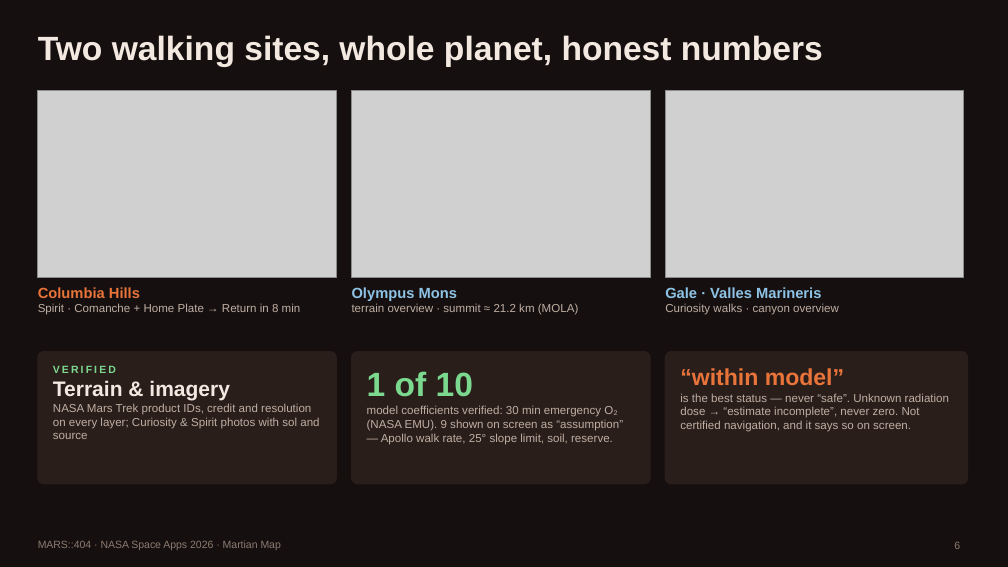
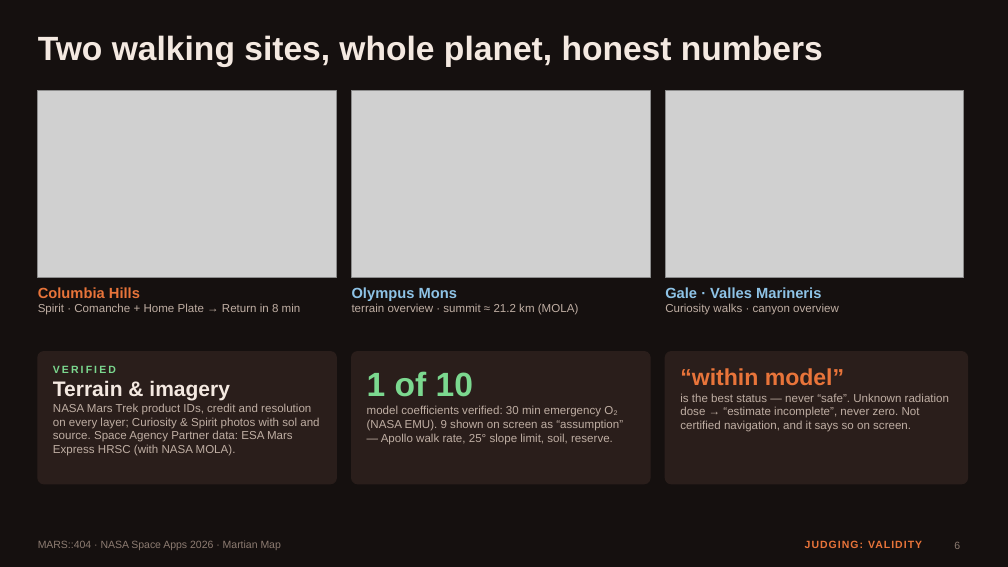
Before and after one commit to xand0dev/mars404, a slide deck: slide 6 of docs/demo/MARS404_slides.pptx. Drawn at 1008x567 pixels with LibreOffice and Linux fonts; fonts in the diff are those of the drawing; grey boxes stand for pictures. Boxes give left, top, right and bottom in pixels: in the first picture for what was removed or moved away, otherwise in the second. Text is boxed around its words. In the diff, an @@ line names an element or a change of style, - is before the commit and + after.

```diff
--- a/docs/demo/MARS404_slides.pptx
+++ b/docs/demo/MARS404_slides.pptx
@@ text at <box>53,403,319,456</box>: text changed @@
-NASA Mars Trek product IDs, credit and resolution on every layer; Curiosity & Spirit photos with sol and source
+NASA Mars Trek product IDs, credit and resolution on every layer; Curiosity & Spirit photos with sol and source. Space Agency Partner data: ESA Mars Express HRSC (with NASA MOLA).
@@ text added at <box>805,540,922,548</box>, 10 pt, text #E8743A, bold @@
+JUDGING: VALIDITY
```
Also in this commit, not shown: 5 other slides changed, 4 other files.
